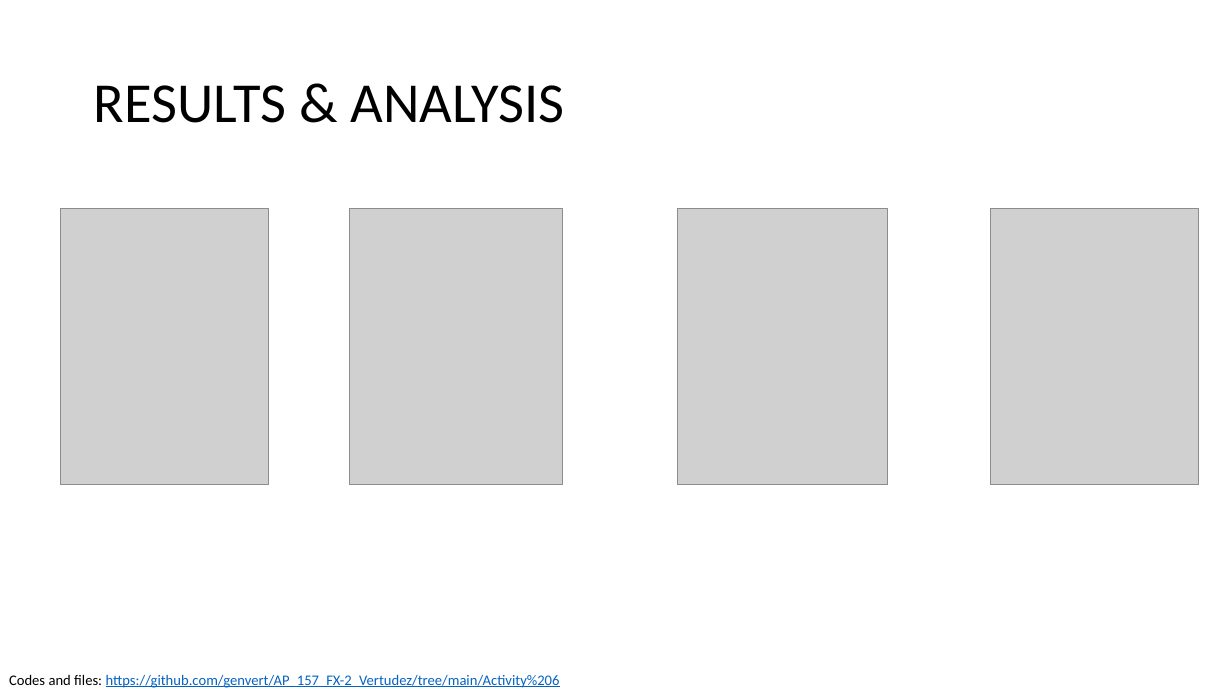
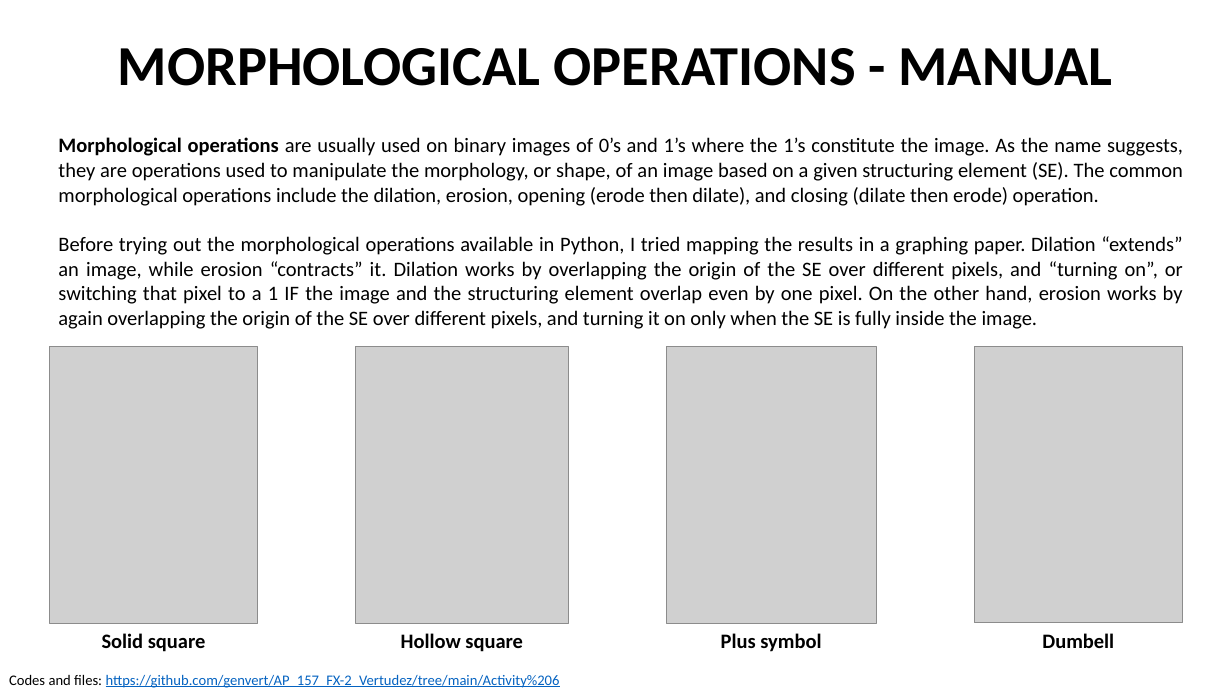
Before and after one commit to genvert/AP_157_FX-2_Vertudez, a slide deck: slide 3 of Activity 06/Vertudez_Activity_6_Report.pptx. Drawn at 1232x693 pixels with LibreOffice and Linux fonts; fonts in the diff are those of the drawing; grey boxes stand for pictures. Boxes give left, top, right and bottom in pixels: in the first picture for what was removed or moved away, otherwise in the second. Text is boxed around its words. In the diff, an @@ line names an element or a change of style, - is before the commit and + after.

```diff
--- a/Activity 06/Vertudez_Activity_6_Report.pptx
+++ b/Activity 06/Vertudez_Activity_6_Report.pptx
@@ title at (118,48,1113,86): text changed; bold on @@
-RESULTS & ANALYSIS
+MORPHOLOGICAL OPERATIONS - MANUAL
@@ text added at (58,137,1183,329), 16 pt, text #000000 @@
+Morphological operations are usually used on binary images of 0’s and 1’s where the 1’s constitute the image. As the name suggests, they are operations used to manipulate the morphology, or shape, of an image based on a given structuring element (SE). The common morphological operations include the dilation, erosion, opening (erode then dilate), and closing (dilate then erode) operation.
+Before trying out the morphological operations available in Python, I tried mapping the results in a graphing paper. Dilation “extends” an image, while erosion “contracts” it. Dilation works by overlapping the origin of the SE over different pixels, and “turning on”, or switching that pixel to a 1 IF the image and the structuring element overlap even by one pixel. On the other hand, erosion works by again overlapping the origin of the SE over different pixels, and turning it on only when the SE is fully inside the image.
@@ picture: place and size @@
-picture at (60,208,268,485)
+picture at (49,347,257,624)
@@ picture: place and size @@
-picture at (349,208,562,485)
+picture at (356,347,568,624)
@@ picture: place and size @@
-picture at (677,208,887,485)
+picture at (666,347,876,624)
@@ picture: place and size @@
-picture at (990,208,1198,484)
+picture at (974,347,1182,623)
@@ text added at (102,633,206,652), 16 pt, text #000000, bold @@
+Solid square
@@ text added at (401,633,523,652), 16 pt, text #000000, bold @@
+Hollow square
@@ text added at (721,633,821,652), 16 pt, text #000000, bold @@
+Plus symbol
@@ text added at (1042,633,1114,648), 16 pt, text #000000, bold @@
+Dumbell
```
Also in this commit, not shown: 11 other slides changed, 1 slide added, 6 other files.
